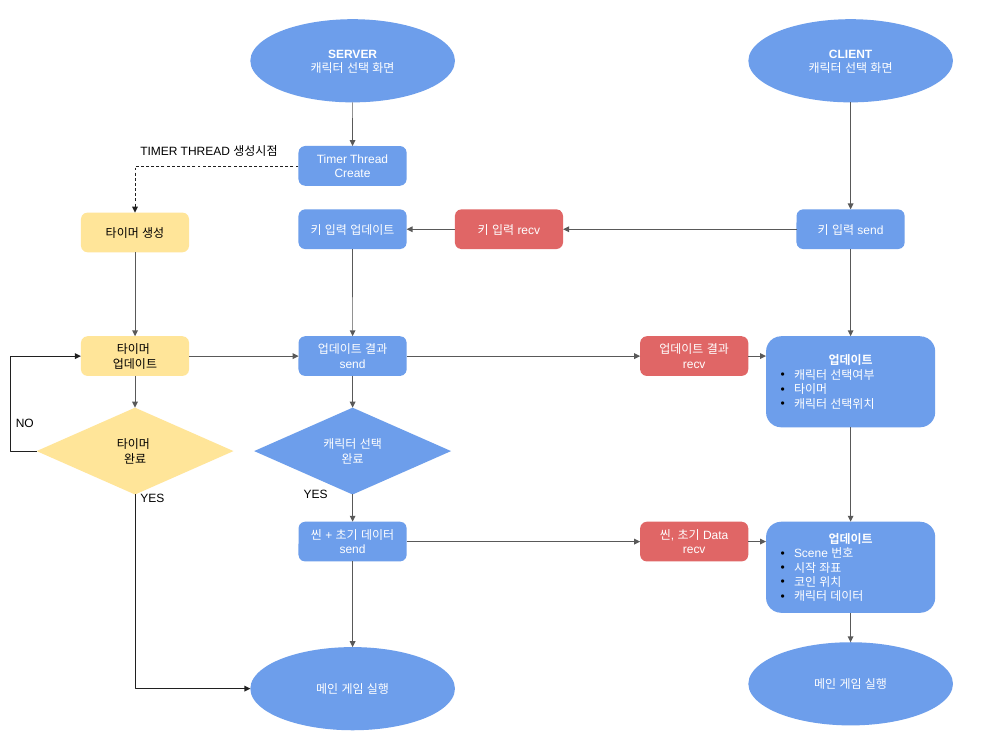
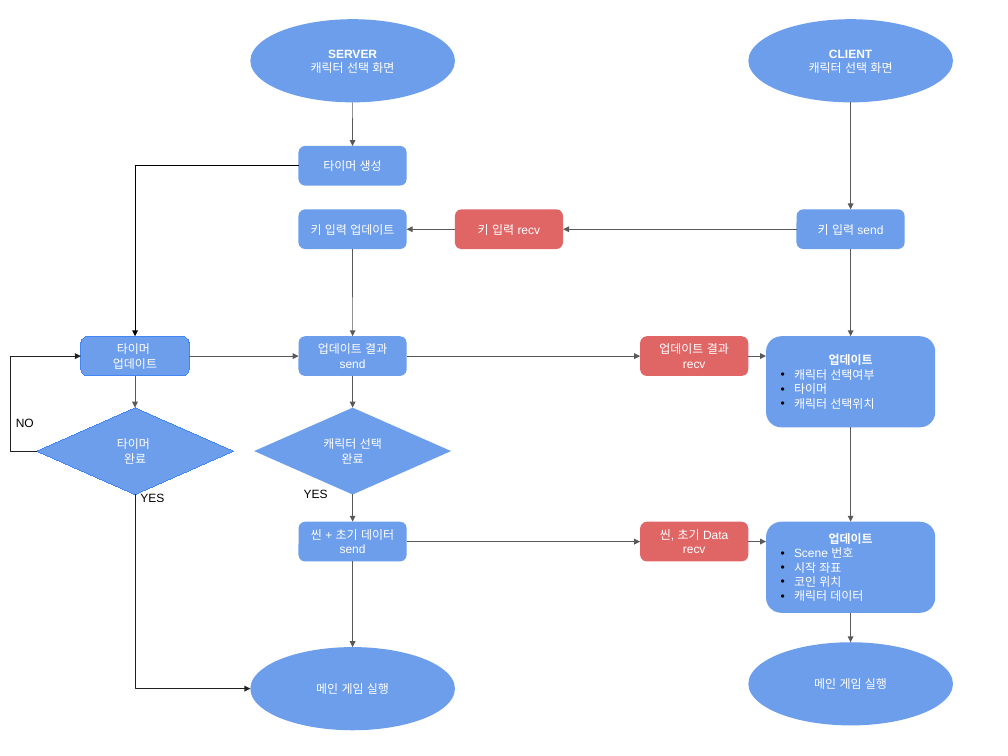
Before and after one commit to haein0303/NetWorkGame_Final_Term, a slide deck: slide 2 of Document/하이레벨 + 스레드.pptx. Drawn at 1008x756 pixels with LibreOffice and Linux fonts; fonts in the diff are those of the drawing. Boxes give left, top, right and bottom in pixels: in the first picture for what was removed or moved away, otherwise in the second. Text is boxed around its words. In the diff, an @@ line names an element or a change of style, - is before the commit and + after.

```diff
--- a/Document/하이레벨 + 스레드.pptx
+++ b/Document/하이레벨 + 스레드.pptx
@@ text removed at [140, 145, 277, 156] @@
-TIMER THREAD 생성시점
@@ rounded rectangle "타이머 생성": place and size @@
-rounded rectangle "타이머 생성" at [81, 212, 189, 252]
+rounded rectangle "타이머 생성" at [299, 146, 407, 186]
@@ rounded rectangle "타이머 생성" at [299, 146, 407, 186]: text colour #000000 to #FFFFFF; fill #FFE599 to #6D9EEB @@
@@ rounded rectangle removed at [299, 146, 407, 186] @@
-Timer Thread Create
@@ elbow arrow moved from (299, 166) - (135, 212) to (299, 166) - (135, 336) @@
@@ elbow arrow (299, 166) - (135, 336): stroke #202020 0.75 pt dashed to #000000 0.75 pt @@
@@ arrow removed from (135, 252) to (135, 336) @@
@@ rounded rectangle "타이머" at [81, 336, 189, 376]: text colour #000000 to #FFFFFF; fill #FFE599 to #6D9EEB; outline none to #4285F4 0.75 pt @@
@@ diamond "타이머" at [37, 408, 233, 495]: text colour #000000 to #FFFFFF; fill #FFE599 to #6D9EEB; outline none to #4285F4 0.75 pt @@
```
Also in this commit, not shown: 2 other slides changed.
